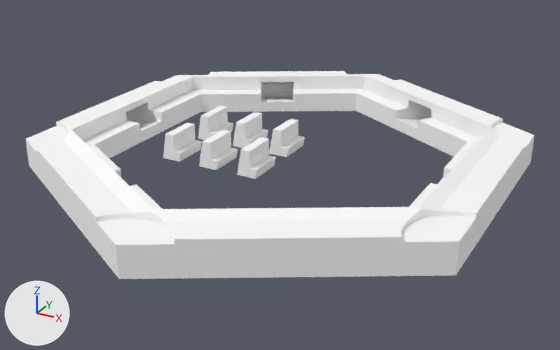
Renders of the glTF model public/assets/landscape_bases/base_wool.glb from each side of a commit.
The view is the same before and after, from a 50 mm lens placed at (36.1, -108.7, 54.9), pointed at (-25.7, 3.7, -1.3). Lighting does not change. The marker at lower left points along +X, +Y and +Z. The older version comes first. Vertices at exactly the same position are counted once.

The first picture shows 'base_wool'.
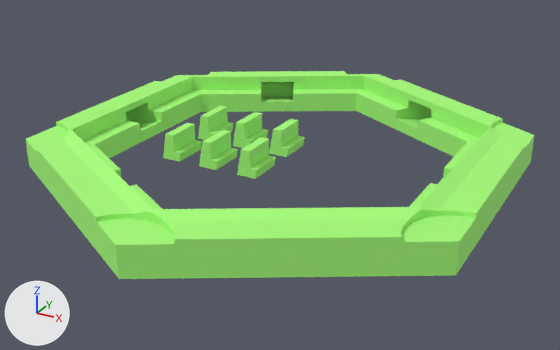
What the commit changed:
me_base has 843 vertices, 1662 faces and spans x -66.0..13.0, y -40.0..51.2, z 0.0..6.9.
me_base is used by ob_base_wool; location (0.0, 0.0, 0.0).
me_base part 1: 1662 faces centred in x -66.0..13.0, y -39.9..51.2, z 0.0..6.9 are repainted in the vertex colours; the middle colour goes from white #ffffff to green #aaff7c.

What differs and where, as boxes (x1, y1, x2, y2) in the pictures (560 x 350 px):
part 1 of me_base, recoloured (white to green)
    both: (26, 71, 534, 279)
